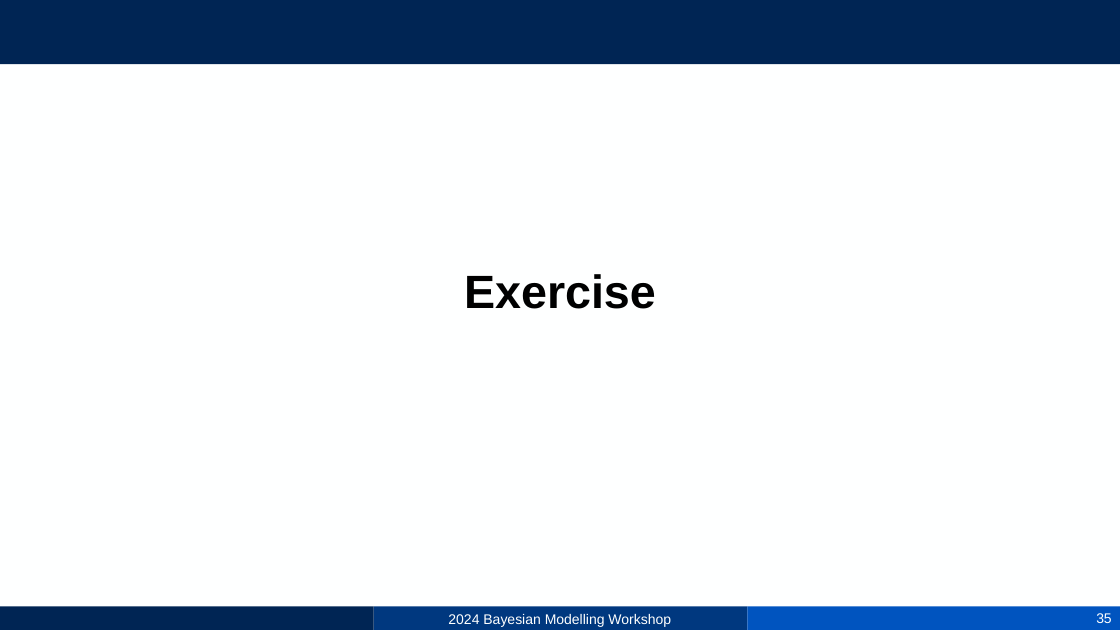
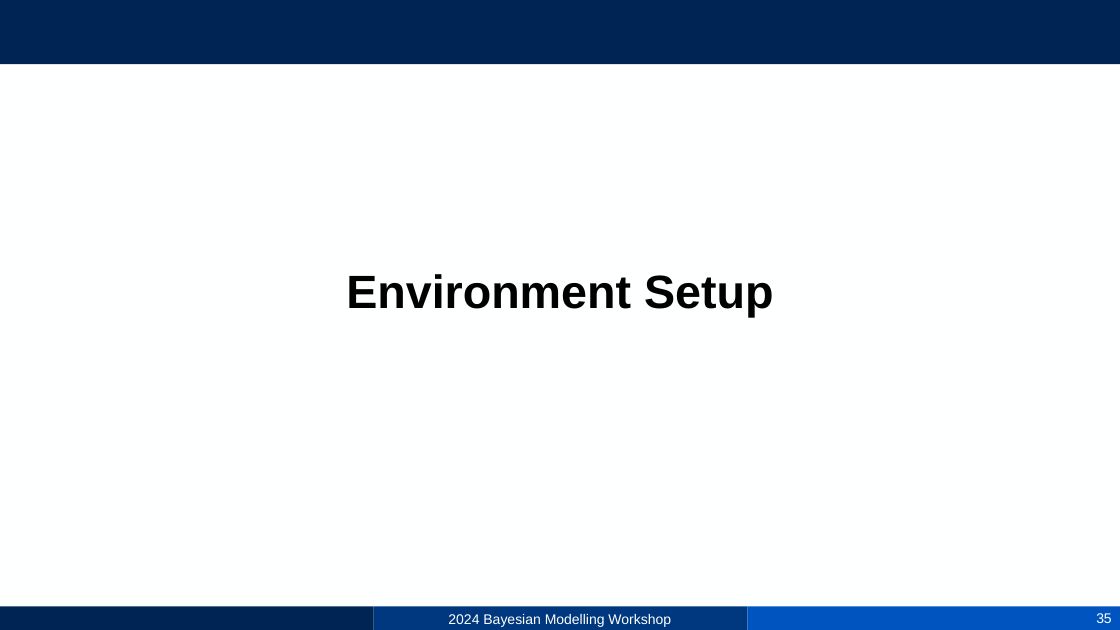
Before and after one commit to sjae-lee/IIB-training, a slide deck: slide 35 of bayesian-modelling/1_Estimation.pptx. Drawn at 1120x630 pixels with LibreOffice and Linux fonts; fonts in the diff are those of the drawing. Boxes give left, top, right and bottom in pixels: in the first picture for what was removed or moved away, otherwise in the second. Text is boxed around its words. In the diff, an @@ line names an element or a change of style, - is before the commit and + after.

```diff
--- a/bayesian-modelling/1_Estimation.pptx
+++ b/bayesian-modelling/1_Estimation.pptx
@@ text at (346,274,773,317): text changed @@
-Exercise
+Environment Setup
```
Also in this commit, not shown: 2 other files.
